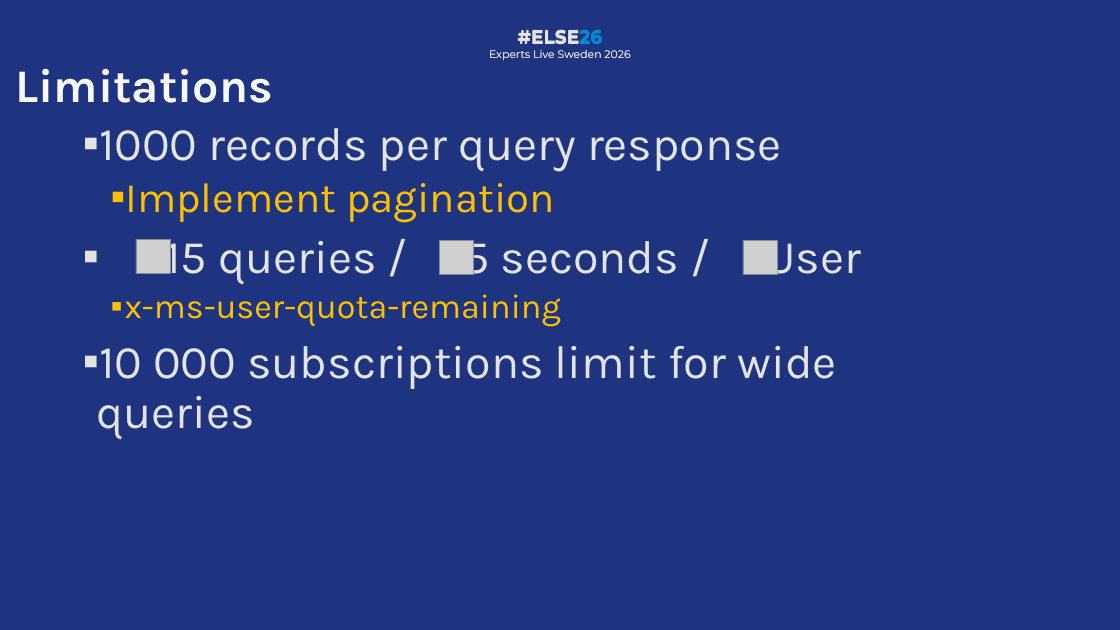
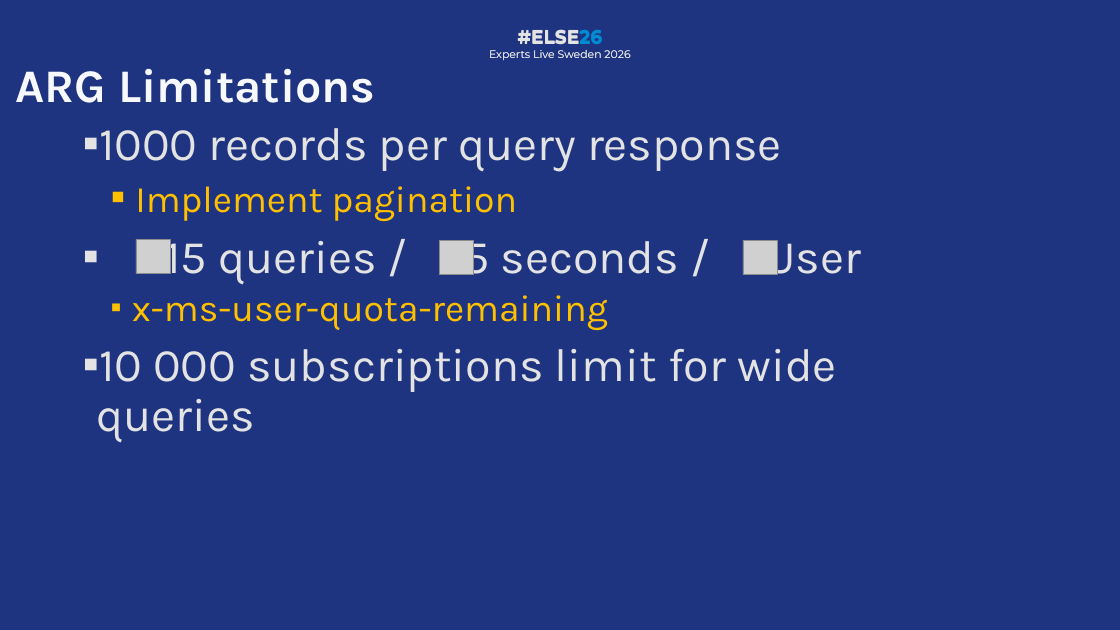
Before and after one commit to PalmEmanuel/ELSE26, a slide deck: slide 25 of ELSE26_TreasureHuntingInAzureWithKQL.pptx (slide 23 before the commit). Drawn at 1120x630 pixels with LibreOffice and Linux fonts; fonts in the diff are those of the drawing; grey boxes stand for pictures; background and template pictures are left out. Boxes give left, top, right and bottom in pixels: in the first picture for what was removed or moved away, otherwise in the second. Text is boxed around its words. In the diff, an @@ line names an element or a change of style, - is before the commit and + after.

```diff
--- a/ELSE26_TreasureHuntingInAzureWithKQL.pptx
+++ b/ELSE26_TreasureHuntingInAzureWithKQL.pptx
@@ title at [16, 68, 375, 103]: text changed @@
-Limitations
+ARG Limitations
@@ text at [132, 186, 608, 330]: size 54 to 48 pt in "Implement pagination"; size 44 to 48 pt in "x-ms-user-quota-remaining" @@
```
Also in this commit, not shown: 9 other slides changed, 3 slides added, 1 slide removed, 1 other file.
